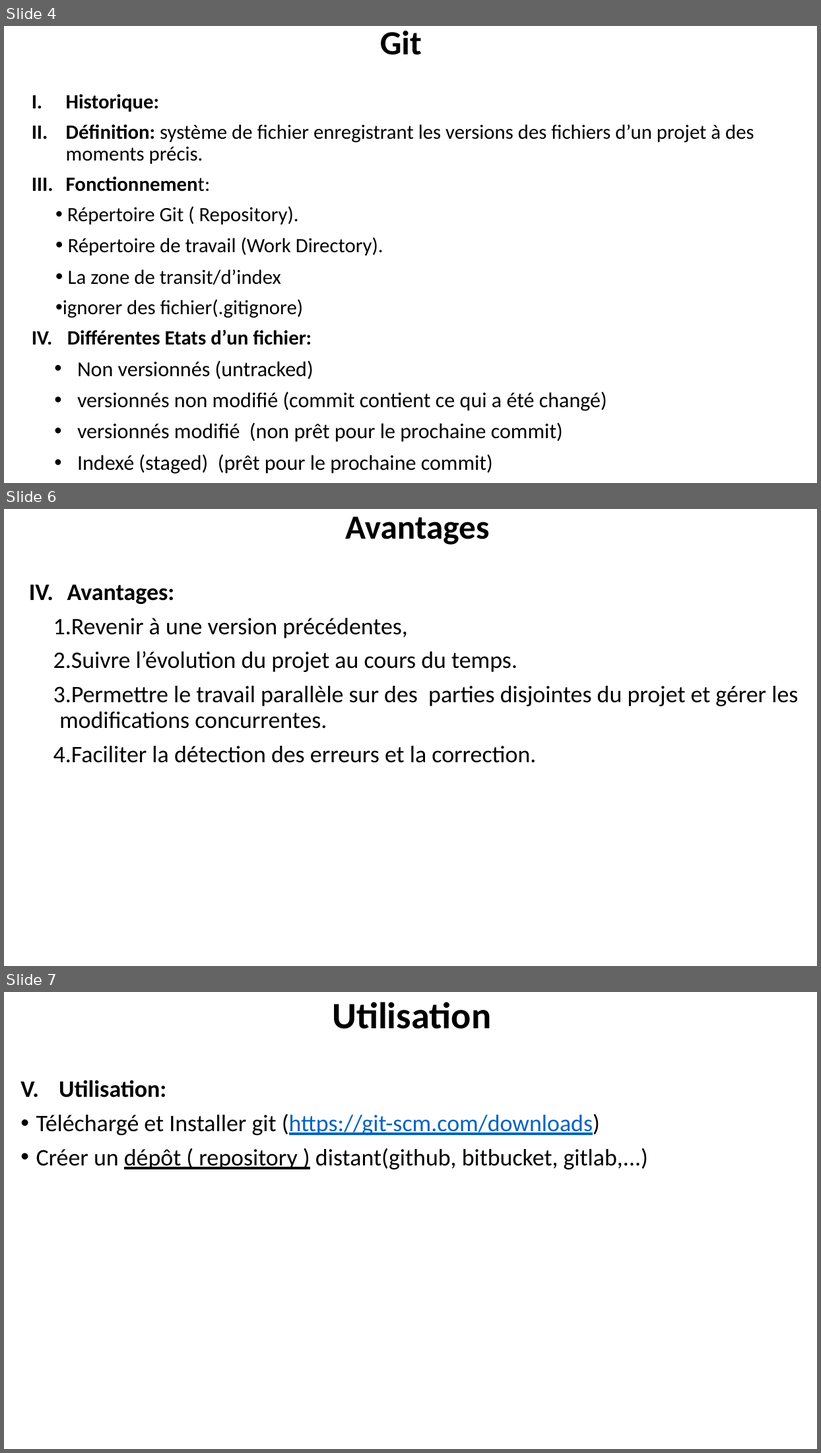
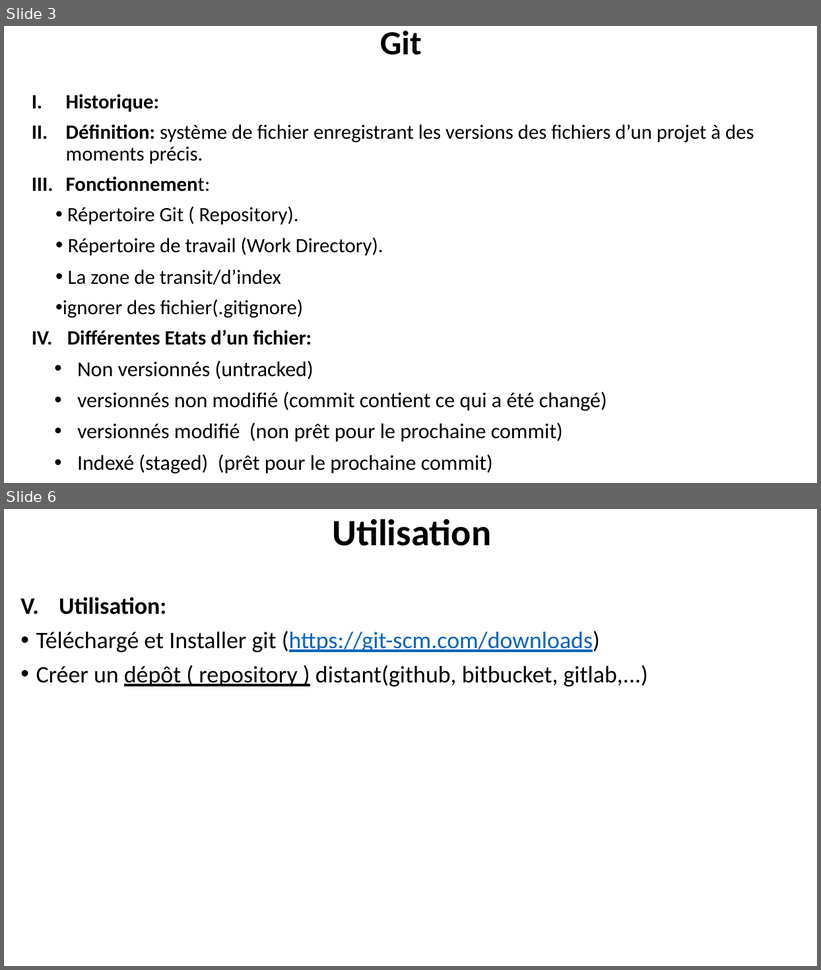
Before and after one commit to belakebiboussad/form, a slide deck: Formation Git.pptx. Shown one above the other, each under a label of ours: slides 4, 6 and 7 before the commit, slides 3 and 6 after it; the slides between them are not shown. The pictures are 821x1453 and 821x970 pixels, drawn with LibreOffice and Linux fonts; fonts in the diff are those of the drawing. Boxes give left, top, right and bottom in pixels: in the first picture for what was removed or moved away, otherwise in the second. Text is boxed around its words. In the diff, an @@ line names an element or a change of style, - is before the commit and + after.

```diff
--- a/Formation Git.pptx
+++ b/Formation Git.pptx
@@ slide 6 removed at (x1=4, y1=509, x2=817, y2=966), background #FFFFFF @@
@@ text removed at (x1=345, y1=516, x2=489, y2=545) @@
-Avantages
@@ text removed at (x1=54, y1=584, x2=798, y2=763) @@
-IV. Avantages:
-5. Revenir à une version précédentes,
-6. Suivre l’évolution du projet au cours du temps.
-7. Permettre le travail parallèle sur des parties disjointes du projet et gérer les modifications concurrentes.
-8. Faciliter la détection des erreurs et la correction.
@@ what was slide 4 is now slide 3 @@
@@ what was slide 7 is now slide 6 @@
```
Also in this commit, not shown: 4 slides changed, 2 slides added, 1 other slide removed, 3 other files.
